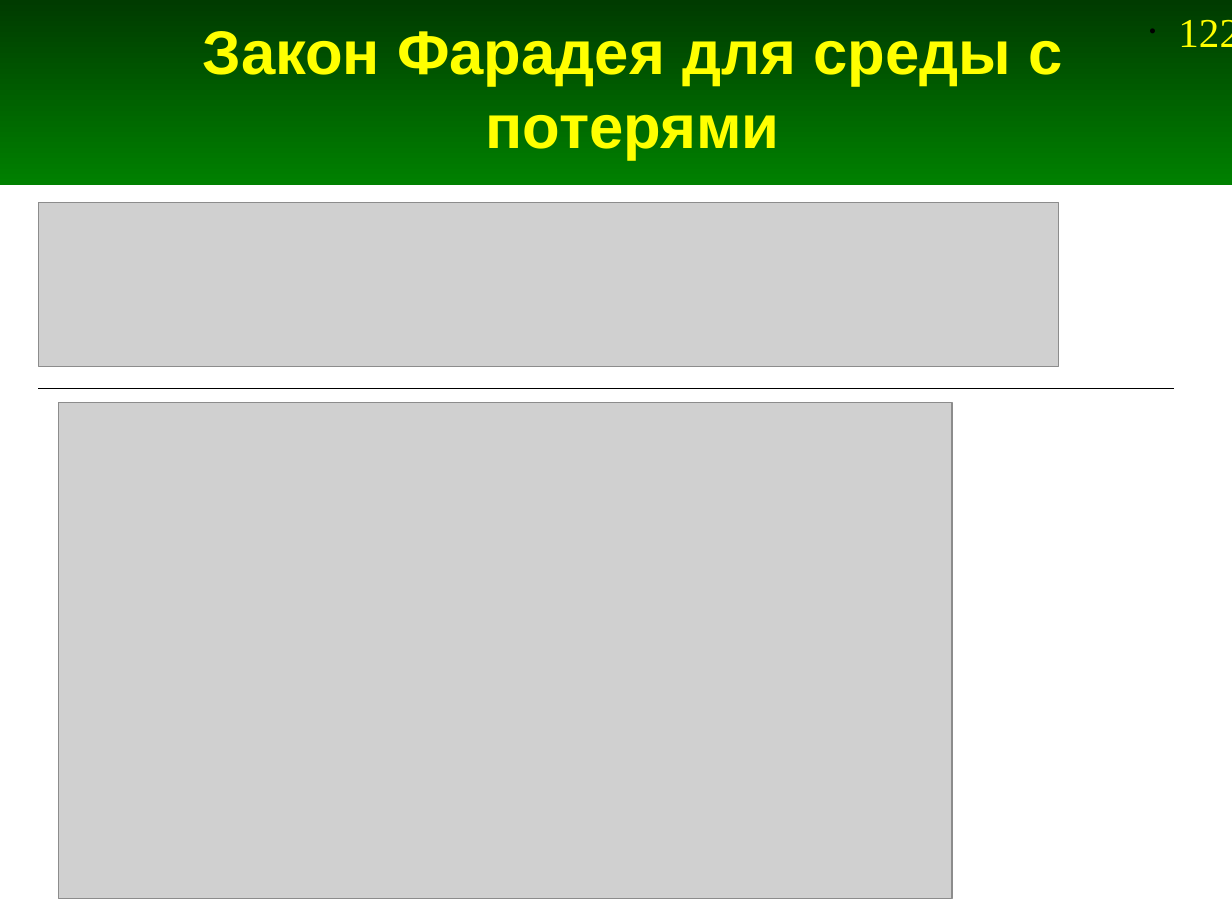
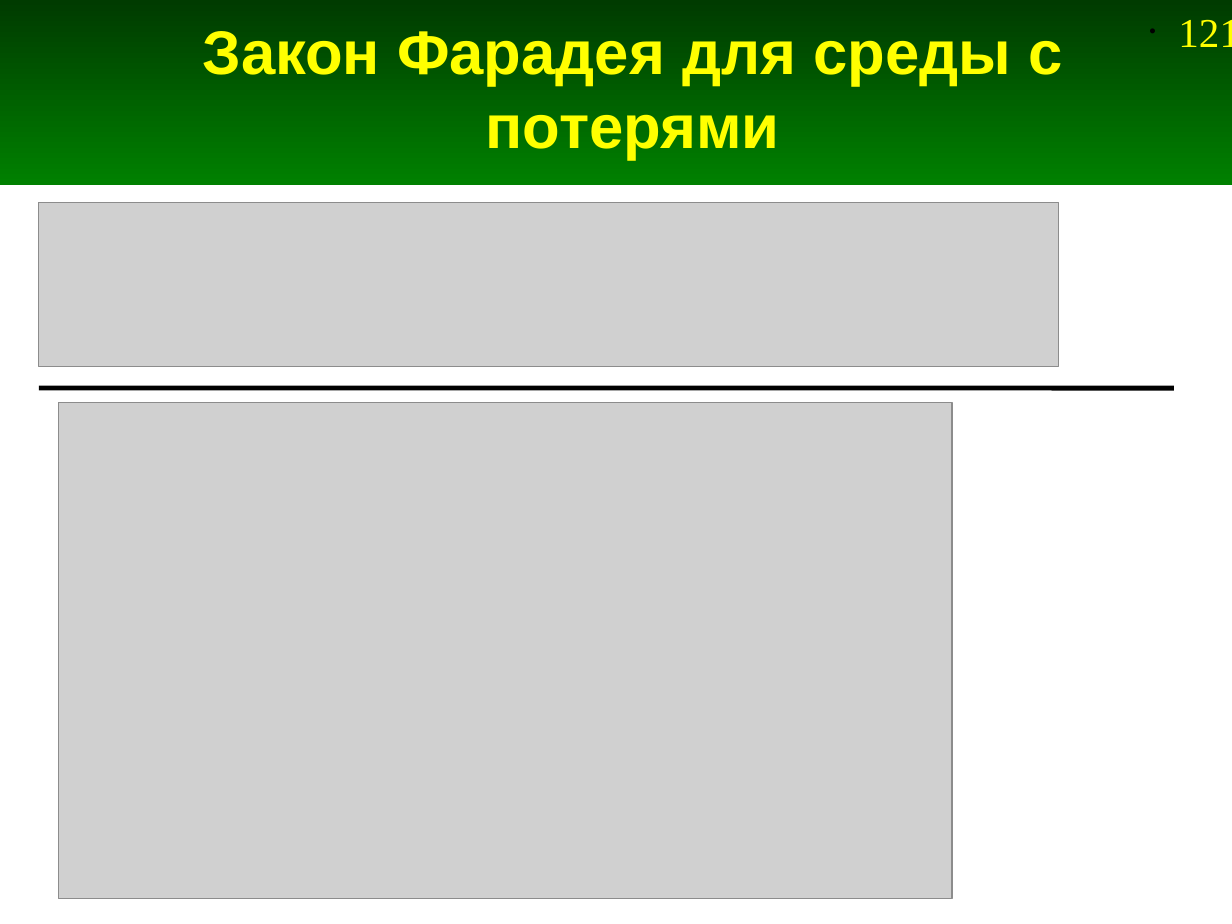
Before and after one commit to andris0147sv/modelling, a slide deck: slide 121 of presentations/2. FDTD.odp (slide 122 before the commit). Drawn at 1232x924 pixels with LibreOffice and Linux fonts; fonts in the diff are those of the drawing; grey boxes stand for pictures. Boxes give left, top, right and bottom in pixels: in the first picture for what was removed or moved away, otherwise in the second. Text is boxed around its words. In the diff, an @@ line names an element or a change of style, - is before the commit and + after.

```diff
--- a/presentations/2. FDTD.odp
+++ b/presentations/2. FDTD.odp
@@ page number at (x1=1178, y1=19, x2=1232, y2=47): text changed @@
-• 122
+• 121
@@ line (38, 388) - (1174, 388): stroke #000000 0 pt to #000000 2.83 pt @@
```
Also in this commit, not shown: 19 other slides changed, 1 slide removed, 1 other file.
